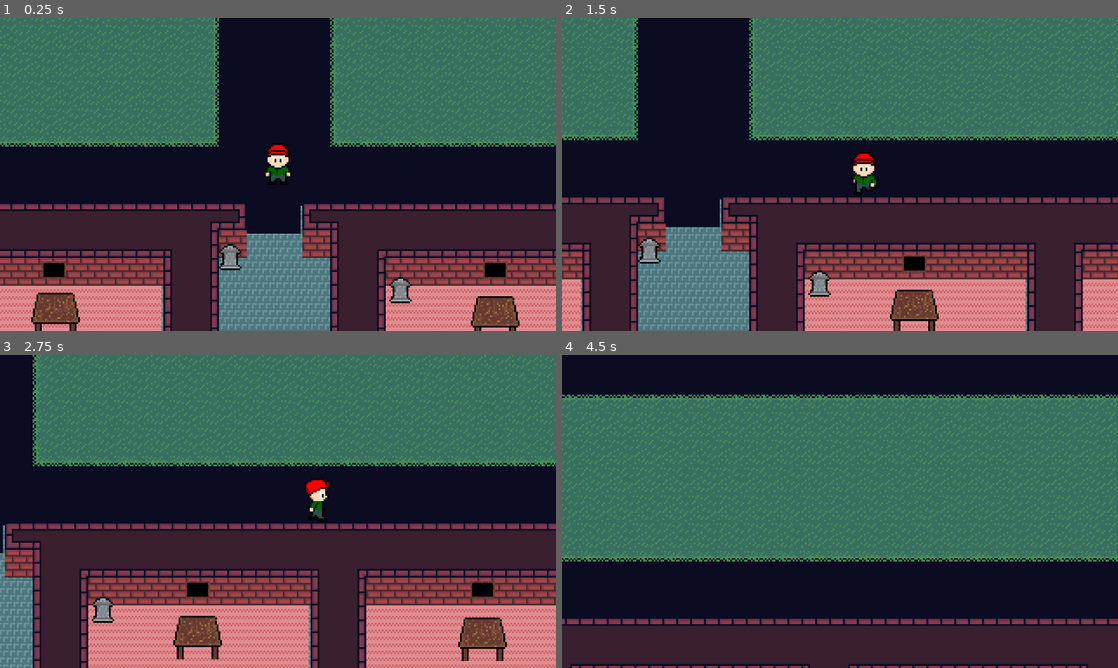
Above: before the commit, frames 1-4 (two rows, left to right).
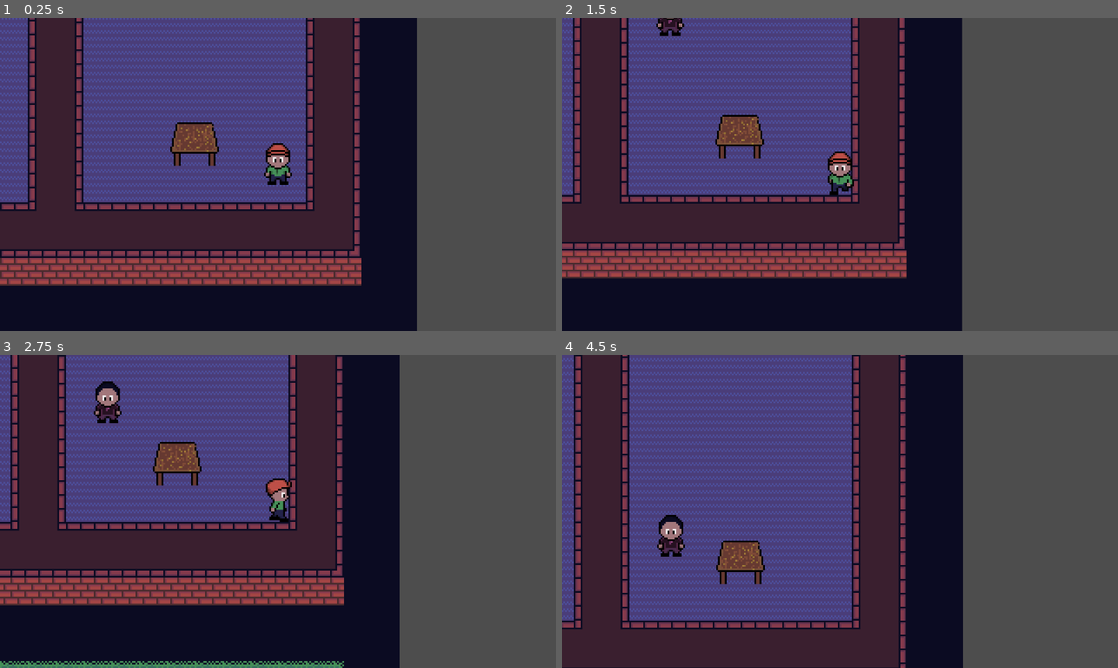
Above: after the commit, the same moments.

Repository: DankNSteinz/GWJam82
Game: Godot game, scene res://world/world.tscn
The game is run twice, just before and just after one commit, with the same random seed, the same clock (stepped at 60 frames per second) and the same inputs.
Inputs:
- Up to frame 1 (0.25 s): no input
- Up to frame 2 (1.5 s): tap Enter at 0.5 s; hold D (move_right) 0.53-1.28 s; hold Shift (sprint) 0.53-1.28 s; hold S (move_down) from 1.28 s (still down); tap Shift (sprint) at 1.35 s
- Up to frame 3 (2.75 s): release S (move_down) at 2.03 s; hold D (move_right) from 2.03 s (still down); hold Shift (sprint) from 2.03 s (still down)
- Up to frame 4 (4.5 s): release D (move_right) at 2.78 s; release Shift (sprint) at 2.78 s; hold W (move_up) 2.78-3.53 s; tap Shift (sprint) at 2.85, 4.35 s; hold Shift (sprint) 3.53-4.28 s; hold A (move_left) from 3.53 s (still down)

The runs differ from the first frame. In frame 1, 87% of the frame differs, in the area x 0-100%, y 0-100%; in frame 2, 90%; in frame 3, 85%; in frame 4, 89%.

Commit message:
added y-sort, added basic npc, tweaked colours
npc movement is very basic, needs improving

Diff:
--- /dev/null
+++ b/gwjam82/npc/npc.gd
@@ -0,0 +1,34 @@
+extends CharacterBody2D
+
+const SPEED = 0.01
+
+var target_pos = null
+var target_pos_list = []
+var target_pos_index = 0
+
+@onready var route = $route
+@onready var sprites = $human_sprites
+
+func _ready():
+	set_sprites()
+	for node in route.get_children():
+		target_pos_list.append(node.global_position)
+	target_pos = target_pos_list[0]
+
+func set_sprites():
+	sprites.set_skin_mod(Color("a2777b"))
+	sprites.set_eyes_mod(Color("f0ebeb"))
+	sprites.set_head_mod(Color("0b0b22"))
+	sprites.set_body_mod(Color("9a4485"))
+	sprites.set_legs_mod(Color("4d2c50"))
+	sprites.set_head([0,1,3].pick_random())
+	sprites.set_body([1,2,3].pick_random())
+	sprites.set_legs([1,2].pick_random())
+
+
+func _physics_process(_delta):
+	if target_pos:
+		global_position = lerp(global_position, target_pos, SPEED)
+		if global_position.snapped(Vector2(20,20)) == target_pos.snapped(Vector2(20,20)):
+			target_pos_index = (target_pos_index + 1) % target_pos_list.size()
+			target_pos = target_pos_list[target_pos_index]
--- /dev/null
+++ b/gwjam82/npc/npc.tscn
@@ -0,0 +1,19 @@
+[gd_scene load_steps=4 format=3 uid="uid://dlyxgmactw6w3"]
+
+[ext_resource type="PackedScene" uid="uid://dxasj7736kkog" path="res://human/human_sprites.tscn" id="1_2xp5l"]
+[ext_resource type="Script" uid="uid://dlgc7x0si16ro" path="res://npc/npc.gd" id="1_nhy3c"]
+
+[sub_resource type="CircleShape2D" id="CircleShape2D_nhy3c"]
+radius = 6.0
+
+[node name="npc" type="CharacterBody2D"]
+y_sort_enabled = true
+script = ExtResource("1_nhy3c")
+
+[node name="human_sprites" parent="." instance=ExtResource("1_2xp5l")]
+position = Vector2(0, -6)
+
+[node name="collider" type="CollisionShape2D" parent="."]
+shape = SubResource("CircleShape2D_nhy3c")
+
+[node name="route" type="Node2D" parent="."]
--- a/gwjam82/objects/bin.tscn
+++ b/gwjam82/objects/bin.tscn
@@ -3,15 +3,16 @@
 [ext_resource type="Texture2D" uid="uid://octdbss1gw3k" path="res://objects/bin.png" id="1_ahfvg"]
 
 [sub_resource type="CapsuleShape2D" id="CapsuleShape2D_jkxu4"]
-radius = 6.0
+radius = 2.0
 height = 12.0
 
 [node name="bin" type="StaticBody2D"]
+y_sort_enabled = true
 
-[node name="CollisionShape2D" type="CollisionShape2D" parent="."]
-position = Vector2(0, -1)
-shape = SubResource("CapsuleShape2D_jkxu4")
-
-[node name="Sprite2D" type="Sprite2D" parent="."]
+[node name="sprite" type="Sprite2D" parent="."]
 position = Vector2(1, -6)
 texture = ExtResource("1_ahfvg")
+
+[node name="collider" type="CollisionShape2D" parent="."]
+rotation = 1.5708
+shape = SubResource("CapsuleShape2D_jkxu4")
--- a/gwjam82/objects/center_worktop.tscn
+++ b/gwjam82/objects/center_worktop.tscn
@@ -3,14 +3,14 @@
 [ext_resource type="Texture2D" uid="uid://bw1lohhv0p1sa" path="res://objects/center_worktop.png" id="1_5hvh5"]
 
 [sub_resource type="RectangleShape2D" id="RectangleShape2D_edlnx"]
-size = Vector2(24, 21)
+size = Vector2(22, 21)
 
-[node name="StaticBody2D" type="StaticBody2D"]
+[node name="centre_worktop" type="StaticBody2D"]
 
-[node name="CollisionShape2D" type="CollisionShape2D" parent="."]
-position = Vector2(2, 0.5)
+[node name="sprite" type="Sprite2D" parent="."]
+texture = ExtResource("1_5hvh5")
+
+[node name="collider" type="CollisionShape2D" parent="."]
+y_sort_enabled = true
+position = Vector2(1, -1.5)
 shape = SubResource("RectangleShape2D_edlnx")
-
-[node name="Sprite2D" type="Sprite2D" parent="CollisionShape2D"]
-position = Vector2(-1, 1.5)
-texture = ExtResource("1_5hvh5")
--- a/gwjam82/objects/chalk_board.tscn
+++ b/gwjam82/objects/chalk_board.tscn
@@ -1,14 +1,8 @@
-[gd_scene load_steps=3 format=3 uid="uid://cr8ghm0jrganx"]
+[gd_scene load_steps=2 format=3 uid="uid://cr8ghm0jrganx"]
 
 [ext_resource type="Texture2D" uid="uid://7phux3cfyo8j" path="res://objects/chalk_board.png" id="1_eg77f"]
 
-[sub_resource type="RectangleShape2D" id="RectangleShape2D_mywo8"]
-size = Vector2(14, 10)
+[node name="chalk_board" type="Node2D"]
 
-[node name="chalk_board" type="StaticBody2D"]
-
-[node name="CollisionShape2D" type="CollisionShape2D" parent="."]
-shape = SubResource("RectangleShape2D_mywo8")
-
-[node name="Sprite2D" type="Sprite2D" parent="."]
+[node name="sprite" type="Sprite2D" parent="."]
 texture = ExtResource("1_eg77f")
--- a/gwjam82/objects/desk.tscn
+++ b/gwjam82/objects/desk.tscn
@@ -3,14 +3,14 @@
 [ext_resource type="Texture2D" uid="uid://cujp57bshpr8y" path="res://objects/desk.png" id="1_cu8i2"]
 
 [sub_resource type="RectangleShape2D" id="RectangleShape2D_p2dte"]
-size = Vector2(23.5, 7)
+size = Vector2(23, 13)
 
 [node name="desk" type="StaticBody2D"]
+y_sort_enabled = true
 
-[node name="CollisionShape2D" type="CollisionShape2D" parent="."]
-position = Vector2(16.25, 5.5)
+[node name="collider" type="CollisionShape2D" parent="."]
+position = Vector2(-0.5, 1.5)
 shape = SubResource("RectangleShape2D_p2dte")
 
-[node name="Sprite2D" type="Sprite2D" parent="."]
-position = Vector2(17, 0)
+[node name="sprite" type="Sprite2D" parent="."]
 texture = ExtResource("1_cu8i2")
--- a/gwjam82/objects/fridge.tscn
+++ b/gwjam82/objects/fridge.tscn
@@ -3,14 +3,15 @@
 [ext_resource type="Texture2D" uid="uid://dychnxybuqhma" path="res://objects/fridge.png" id="1_dkrfb"]
 
 [sub_resource type="RectangleShape2D" id="RectangleShape2D_c5xfb"]
-size = Vector2(21, 17)
+size = Vector2(21, 8)
 
 [node name="fridge" type="StaticBody2D"]
 
-[node name="CollisionShape2D" type="CollisionShape2D" parent="."]
-position = Vector2(1.5, 1.5)
+[node name="collider" type="CollisionShape2D" parent="."]
+position = Vector2(0.5, 3)
 shape = SubResource("RectangleShape2D_c5xfb")
 
-[node name="Sprite2D" type="Sprite2D" parent="."]
-position = Vector2(1, -7)
+[node name="sprite" type="Sprite2D" parent="."]
+y_sort_enabled = true
 texture = ExtResource("1_dkrfb")
+offset = Vector2(0, -8)
--- a/gwjam82/objects/left_table.tscn
+++ b/gwjam82/objects/left_table.tscn
@@ -3,15 +3,15 @@
 [ext_resource type="Texture2D" uid="uid://crpweqlg08f4l" path="res://objects/left_side_table.png" id="1_isvwi"]
 
 [sub_resource type="RectangleShape2D" id="RectangleShape2D_km50k"]
-size = Vector2(20, 19)
+size = Vector2(21, 19)
 
 [node name="left_table" type="StaticBody2D"]
 
-[node name="CollisionShape2D" type="CollisionShape2D" parent="."]
-position = Vector2(0, 0.5)
+[node name="collider" type="CollisionShape2D" parent="."]
+y_sort_enabled = true
+position = Vector2(0.5, -0.5)
 shape = SubResource("RectangleShape2D_km50k")
 
-[node name="Sprite2D" type="Sprite2D" parent="."]
-position = Vector2(0, 1)
+[node name="sprite" type="Sprite2D" parent="."]
 scale = Vector2(0.90625, 0.9375)
 texture = ExtResource("1_isvwi")
--- a/gwjam82/objects/lockers.tscn
+++ b/gwjam82/objects/lockers.tscn
@@ -3,13 +3,14 @@
 [ext_resource type="Texture2D" uid="uid://dj7b5f6xhukrx" path="res://objects/lockers.png" id="1_smkpu"]
 
 [sub_resource type="RectangleShape2D" id="RectangleShape2D_u41r1"]
-size = Vector2(20, 11)
+size = Vector2(16, 10)
 
 [node name="lockers" type="StaticBody2D"]
 
-[node name="CollisionShape2D" type="CollisionShape2D" parent="."]
-position = Vector2(0, 11.5)
+[node name="collider" type="CollisionShape2D" parent="."]
+y_sort_enabled = true
 shape = SubResource("RectangleShape2D_u41r1")
 
-[node name="Sprite2D" type="Sprite2D" parent="."]
+[node name="sprite" type="Sprite2D" parent="."]
+position = Vector2(0, -11)
 texture = ExtResource("1_smkpu")
--- a/gwjam82/objects/student_desk.tscn
+++ b/gwjam82/objects/student_desk.tscn
@@ -3,13 +3,15 @@
 [ext_resource type="Texture2D" uid="uid://cqcs4rqrxbj4i" path="res://objects/student_desk.png" id="1_vy2on"]
 
 [sub_resource type="RectangleShape2D" id="RectangleShape2D_femvk"]
-size = Vector2(26, 20)
+size = Vector2(28, 16)
 
 [node name="student_desk" type="StaticBody2D"]
+y_sort_enabled = true
 
-[node name="CollisionShape2D" type="CollisionShape2D" parent="."]
-position = Vector2(0, 7)
+[node name="collider" type="CollisionShape2D" parent="."]
+position = Vector2(0, 1)
 shape = SubResource("RectangleShape2D_femvk")
 
-[node name="Sprite2D" type="Sprite2D" parent="."]
+[node name="sprite" type="Sprite2D" parent="."]
+position = Vector2(0, -5)
 texture = ExtResource("1_vy2on")
--- a/gwjam82/player/player.gd
+++ b/gwjam82/player/player.gd
@@ -25,11 +25,11 @@
 			player_explode()
 
 func set_sprites():
-	sprites.set_skin_mod(Color.PEACH_PUFF)
-	sprites.set_eyes_mod(Color.WHITE)
-	sprites.set_head_mod(Color.RED)
-	sprites.set_body_mod(Color.DARK_GREEN)
-	sprites.set_legs_mod(Color.DARK_SLATE_GRAY)
+	sprites.set_skin_mod(Color("a2777b"))
+	sprites.set_eyes_mod(Color("f0ebeb"))
+	sprites.set_head_mod(Color("bd4f47"))
+	sprites.set_body_mod(Color("458f58"))
+	sprites.set_legs_mod(Color("222249"))
 	sprites.set_head(2)
 	sprites.set_body(1)
 	sprites.set_legs(1)
--- a/gwjam82/player/player.tscn
+++ b/gwjam82/player/player.tscn
@@ -7,6 +7,7 @@
 radius = 6.0
 
 [node name="player" type="CharacterBody2D"]
+y_sort_enabled = true
 script = ExtResource("1_rkbax")
 
 [node name="human_sprites" parent="." instance=ExtResource("1_oul6g")]
--- a/gwjam82/world/world.tscn
+++ b/gwjam82/world/world.tscn
@@ -13,6 +13,7 @@
 [ext_resource type="PackedScene" uid="uid://dj5ihrngm6jbm" path="res://objects/fridge.tscn" id="11_ocfjn"]
 [ext_resource type="PackedScene" uid="uid://dttajpt4qkska" path="res://objects/left_table.tscn" id="12_dqqhb"]
 [ext_resource type="PackedScene" uid="uid://c8xxsd81xtck8" path="res://objects/center_worktop.tscn" id="13_b2suy"]
+[ext_resource type="PackedScene" uid="uid://dlyxgmactw6w3" path="res://npc/npc.tscn" id="14_dqqhb"]
 
 [sub_resource type="TileSetAtlasSource" id="TileSetAtlasSource_4717r"]
 texture = ExtResource("1_tcf2h")
@@ -754,9 +755,9 @@
 sources/1 = SubResource("TileSetAtlasSource_ai45w")
 
 [node name="world" type="Node2D"]
+y_sort_enabled = true
 
 [node name="floors" type="TileMapLayer" parent="."]
-position = Vector2(-1, 2)
 tile_map_data = PackedByteArray("AADt//v/AAADAAAAAADt//z/AAADAAAAAADt//3/AAADAAAAAADt//7/AAADAAAAAADt////AAADAAAAAADt/w …(61488 unchanged characters)…
 tile_set = SubResource("TileSet_h5o24")
 
@@ -769,78 +770,98 @@
 tile_set = SubResource("TileSet_4papg")
 
 [node name="player" parent="." instance=ExtResource("1_6xmxd")]
-position = Vector2(114, 64)
+position = Vector2(448, 608)
 
 [node name="lockers" type="Node2D" parent="."]
+y_sort_enabled = true
 
 [node name="locker" parent="lockers" instance=ExtResource("6_fn3g3")]
-position = Vector2(-232, 296)
+position = Vector2(-232, 312)
 
 [node name="lockers2" parent="lockers" instance=ExtResource("6_fn3g3")]
-position = Vector2(-202, 296)
+position = Vector2(-200, 312)
 
 [node name="lockers" parent="lockers" instance=ExtResource("6_fn3g3")]
-position = Vector2(-217, 296)
+position = Vector2(-216, 312)
 
 [node name="lockers3" parent="lockers" instance=ExtResource("6_fn3g3")]
-position = Vector2(-87, 296)
+position = Vector2(-88, 312)
 
 [node name="lockers4" parent="lockers" instance=ExtResource("6_fn3g3")]
-position = Vector2(-102, 296)
+position = Vector2(-104, 312)
 
 [node name="lockers5" parent="lockers" instance=ExtResource("6_fn3g3")]
-position = Vector2(-117, 296)
+position = Vector2(-120, 312)
 
 [node name="lockers6" parent="lockers" instance=ExtResource("6_fn3g3")]
-position = Vector2(-132, 296)
+position = Vector2(-136, 312)
 
 [node name="lockers7" parent="lockers" instance=ExtResource("6_fn3g3")]
-position = Vector2(-147, 296)
+position = Vector2(-152, 312)
 
 [node name="lockers8" parent="lockers" instance=ExtResource("6_fn3g3")]
-position = Vector2(313, 297)
+position = Vector2(312, 312)
 
 [node name="lockers9" parent="lockers" instance=ExtResource("6_fn3g3")]
-position = Vector2(298, 297)
+position = Vector2(296, 312)
 
 [node name="lockers10" parent="lockers" instance=ExtResource("6_fn3g3")]
-position = Vector2(283, 297)
+position = Vector2(280, 312)
 
 [node name="lockers11" parent="lockers" instance=ExtResource("6_fn3g3")]
-position = Vector2(268, 297)
+position = Vector2(264, 312)
 
 [node name="lockers12" parent="lockers" instance=ExtResource("6_fn3g3")]
-position = Vector2(-42, 296)
+position = Vector2(-40, 312)
 
 [node name="lockers13" parent="lockers" instance=ExtResource("6_fn3g3")]
-position = Vector2(-57, 296)
+position = Vector2(-56, 312)
 
 [node name="lockers14" parent="lockers" instance=ExtResource("6_fn3g3")]
-position = Vector2(-72, 296)
+position = Vector2(-72, 312)
 
 [node name="lockers15" parent="lockers" instance=ExtResource("6_fn3g3")]
-position = Vector2(328, 297)
+position = Vector2(328, 312)
+
+[node name="lockers16" parent="lockers" instance=ExtResource("6_fn3g3")]
+position = Vector2(344, 312)
+
+[node name="lockers17" parent="lockers" instance=ExtResource("6_fn3g3")]
+position = Vector2(360, 312)
+
+[node name="lockers18" parent="lockers" instance=ExtResource("6_fn3g3")]
+position = Vector2(376, 312)
+
+[node name="lockers19" parent="lockers" instance=ExtResource("6_fn3g3")]
+position = Vector2(424, 312)
+
+[node name="lockers20" parent="lockers" instance=ExtResource("6_fn3g3")]
+position = Vector2(440, 312)
+
+[node name="lockers21" parent="lockers" instance=ExtResource("6_fn3g3")]
+position = Vector2(456, 312)
 
 [node name="bins" type="Node2D" parent="."]
+y_sort_enabled = true
 position = Vector2(-27, 36)
 
 [node name="bin" parent="bins" instance=ExtResource("7_sc4t8")]
-position = Vector2(113, 81)
+position = Vector2(115, 84)
 
 [node name="bin2" parent="bins" instance=ExtResource("7_sc4t8")]
-position = Vector2(-206, 309)
+position = Vector2(-205, 308)
 
 [node name="bin3" parent="bins" instance=ExtResource("7_sc4t8")]
-position = Vector2(182, 272)
+position = Vector2(179, 276)
 
 [node name="bin4" parent="bins" instance=ExtResource("7_sc4t8")]
-position = Vector2(97, 275)
+position = Vector2(99, 276)
 
 [node name="bin5" parent="bins" instance=ExtResource("7_sc4t8")]
-position = Vector2(-45, 214)
+position = Vector2(-45, 212)
 
 [node name="bin6" parent="bins" instance=ExtResource("7_sc4t8")]
-position = Vector2(-94, 98)
+position = Vector2(-93, 100)
 
 [node name="bin7" parent="bins" instance=ExtResource("7_sc4t8")]
 position = Vector2(211, 100)
@@ -849,9 +870,10 @@
 position = Vector2(482, 99)
 
 [node name="bin9" parent="bins" instance=ExtResource("7_sc4t8")]
-position = Vector2(299, 371)
+position = Vector2(299, 372)
 
 [node name="chalk_board" type="Node2D" parent="."]
+y_sort_enabled = true
 
 [node name="chalk_board" parent="chalk_board" instance=ExtResource("8_4papg")]
 position = Vector2(403, 119)
@@ -866,10 +888,11 @@
 position = Vector2(-176, 119)
 
 [node name="student_desk2" type="Node2D" parent="."]
-position = Vector2(1, -1)
+y_sort_enabled = true
+position = Vector2(16, 8)
 
 [node name="desk" parent="student_desk2" instance=ExtResource("9_fyhu2")]
-position = Vector2(-195, 181)
+position = Vector2(-193, 185)
 
 [node name="desk2" parent="student_desk2" instance=ExtResource("9_fyhu2")]
 position = Vector2(-228, 180)
@@ -880,7 +903,11 @@
 [node name="desk4" parent="student_desk2" instance=ExtResource("9_fyhu2")]
 position = Vector2(-164, 209)
 
+[node name="desk5" parent="student_desk2" instance=ExtResource("9_fyhu2")]
+position = Vector2(-16, 184)
+
 [node name="student_desk" type="Node2D" parent="."]
+y_sort_enabled = true
 
 [node name="student_desk2" parent="student_desk" instance=ExtResource("10_fyhu2")]
 position = Vector2(400, 594)
@@ -898,10 +925,29 @@
 position = Vector2(403, 146)
 
 [node name="fridge" parent="." instance=ExtResource("11_ocfjn")]
-position = Vector2(292, 401)
+position = Vector2(288, 408)
 
 [node name="left_table" parent="." instance=ExtResource("12_dqqhb")]
-position = Vector2(219, 614)
-
-[node name="StaticBody2D" parent="." instance=ExtResource("13_b2suy")]
-position = Vector2(239, 614)
+position = Vector2(224, 608)
+
+[node name="centre_worktop" parent="." instance=ExtResource("13_b2suy")]
+position = Vector2(248, 608)
+
+[node name="npc" parent="." instance=ExtResource("14_dqqhb")]
+position = Vector2(360, 432)
+
+[node name="Node2D" type="Node2D" parent="npc/route" index="0"]
+
+[node name="Node2D2" type="Node2D" parent="npc/route" index="1"]
+position = Vector2(0, 160)
+
+[node name="Node2D3" type="Node2D" parent="npc/route" index="2"]
+position = Vector2(0, 72)
+
+[node name="Node2D4" type="Node2D" parent="npc/route" index="3"]
+position = Vector2(72, 72)
+
+[node name="Node2D5" type="Node2D" parent="npc/route" index="4"]
+position = Vector2(72, 0)
+
+[editable path="npc"]
Not shown, added: gwjam82/npc/npc.gd.uid
Binary file removed: gwjam82/objects/bin.aseprite
Binary file removed: gwjam82/objects/desk.aseprite
Binary file removed: gwjam82/objects/student_desk.aseprite
Binary file changed: gwjam82/world/floor_tiles.png
Not shown: 1 places in gwjam82/world/world.tscn that only renumber resources
